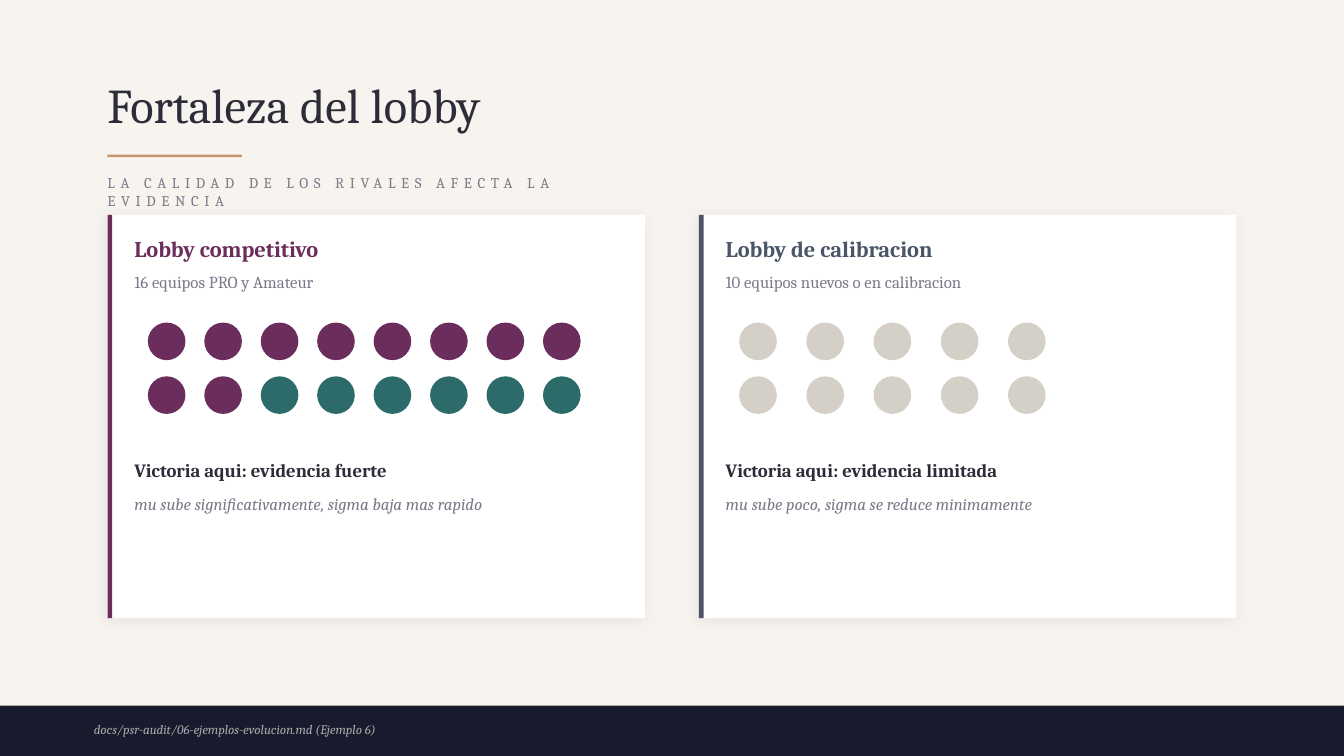
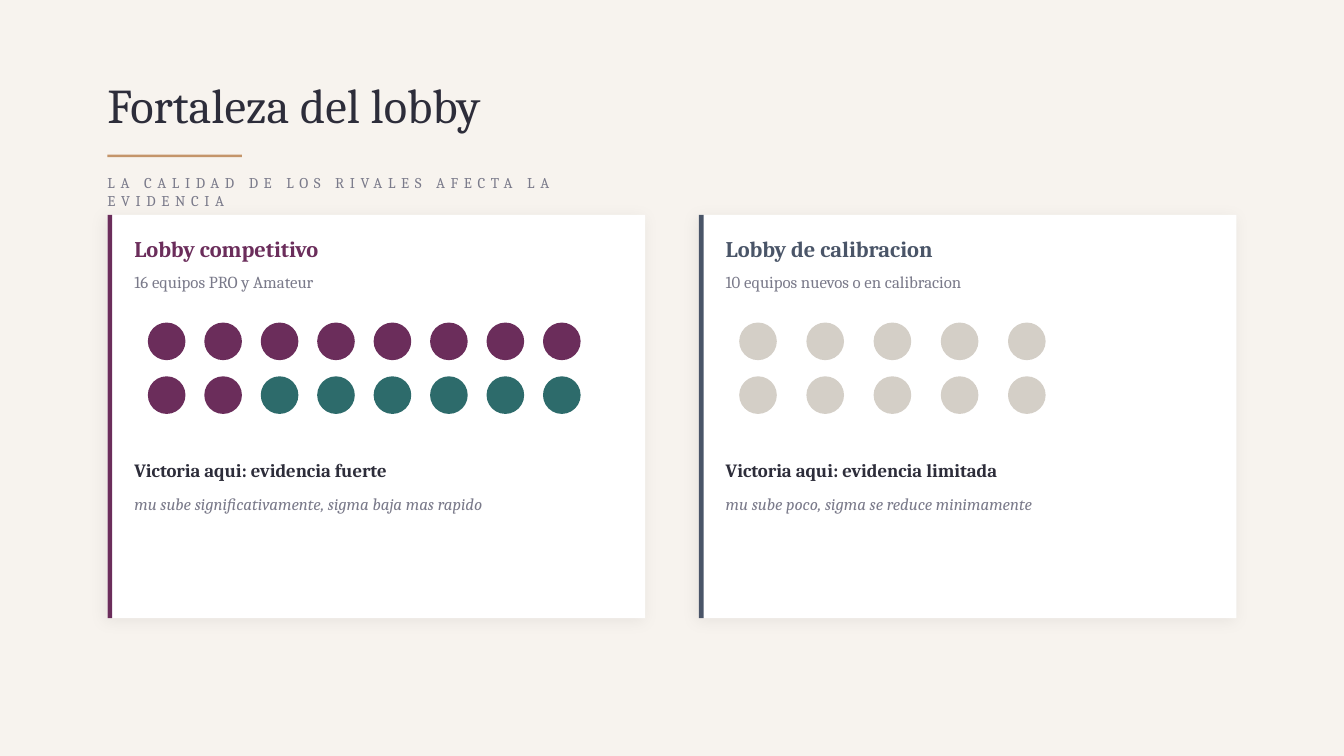
Before and after one commit to DruxMeaney/phoenix-arena, a slide deck: slide 10 of docs/Phoenix_Arena_PSR_Elegante.pptx. Drawn at 1344x756 pixels with LibreOffice and Linux fonts; fonts in the diff are those of the drawing; background and template pictures are left out. Boxes give left, top, right and bottom in pixels: in the first picture for what was removed or moved away, otherwise in the second. Text is boxed around its words. In the diff, an @@ line names an element or a change of style, - is before the commit and + after.

```diff
--- a/docs/Phoenix_Arena_PSR_Elegante.pptx
+++ b/docs/Phoenix_Arena_PSR_Elegante.pptx
@@ rectangle removed at (0,706,1344,756) @@
@@ text removed at (94,725,376,737) @@
-docs/psr-audit/06-ejemplos-evolucion.md (Ejemplo 6)
```
Also in this commit, not shown: 10 other slides changed, 6 other files.
